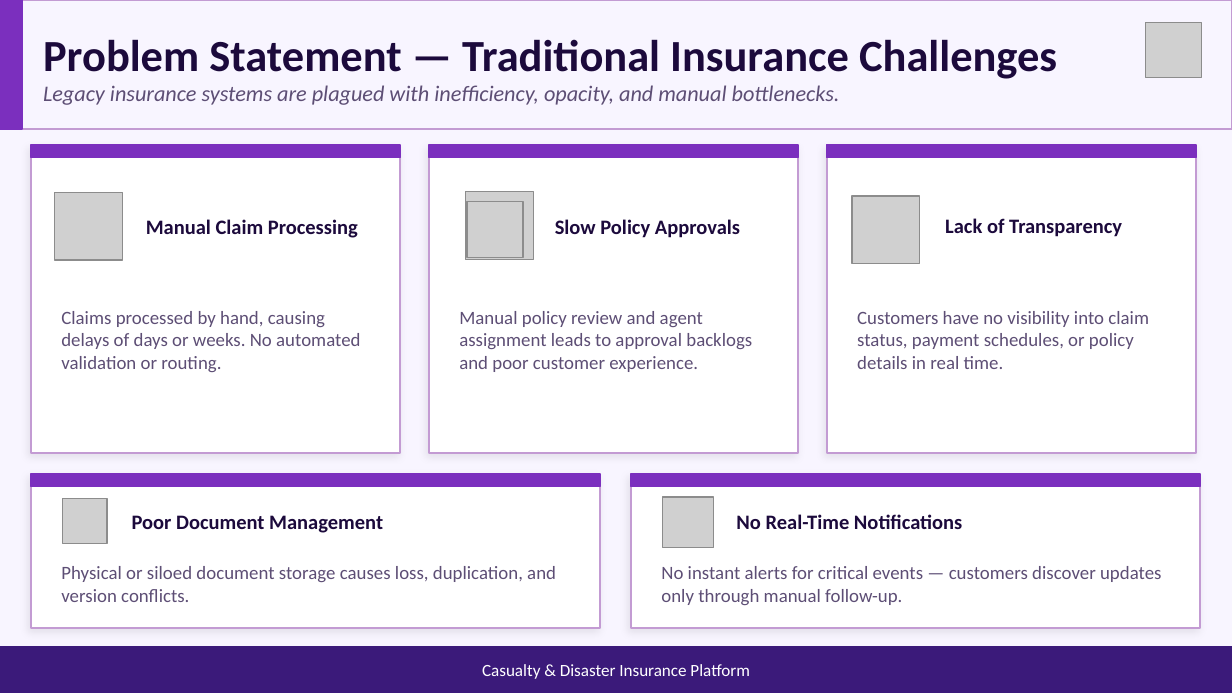
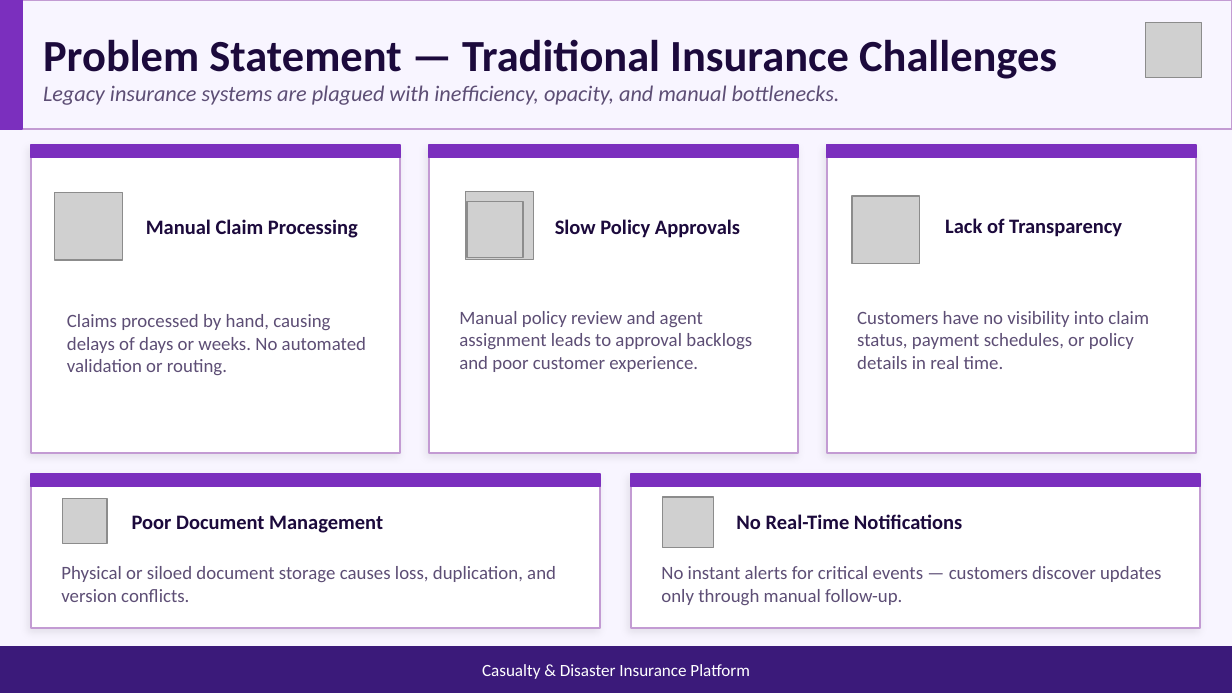
Before and after one commit to goutham4126/GOUTHAM, a slide deck: slide 2 of documents/insurance_capstone.pptx. Drawn at 1232x693 pixels with LibreOffice and Linux fonts; fonts in the diff are those of the drawing; grey boxes stand for pictures. Boxes give left, top, right and bottom in pixels: in the first picture for what was removed or moved away, otherwise in the second. Text is boxed around its words. In the diff, an @@ line names an element or a change of style, - is before the commit and + after.

```diff
--- a/documents/insurance_capstone.pptx
+++ b/documents/insurance_capstone.pptx
@@ text "Claims processed by hand, causing ...": place and size @@
-text "Claims processed by hand, causing ..." at box(61, 311, 360, 372)
+text "Claims processed by hand, causing ..." at box(67, 314, 366, 375)
```
Also in this commit, not shown: 9 other slides changed, 2 other files.
